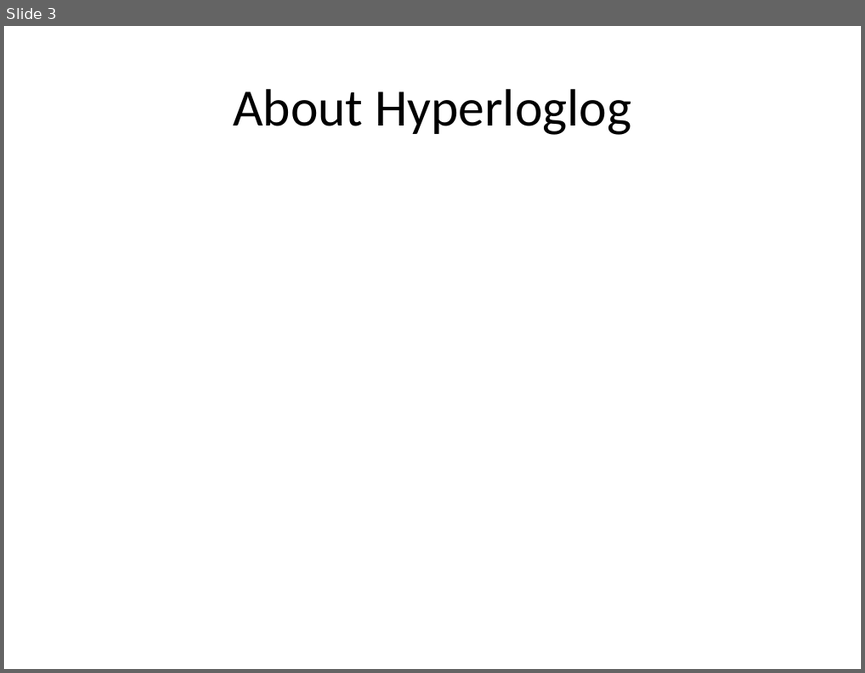
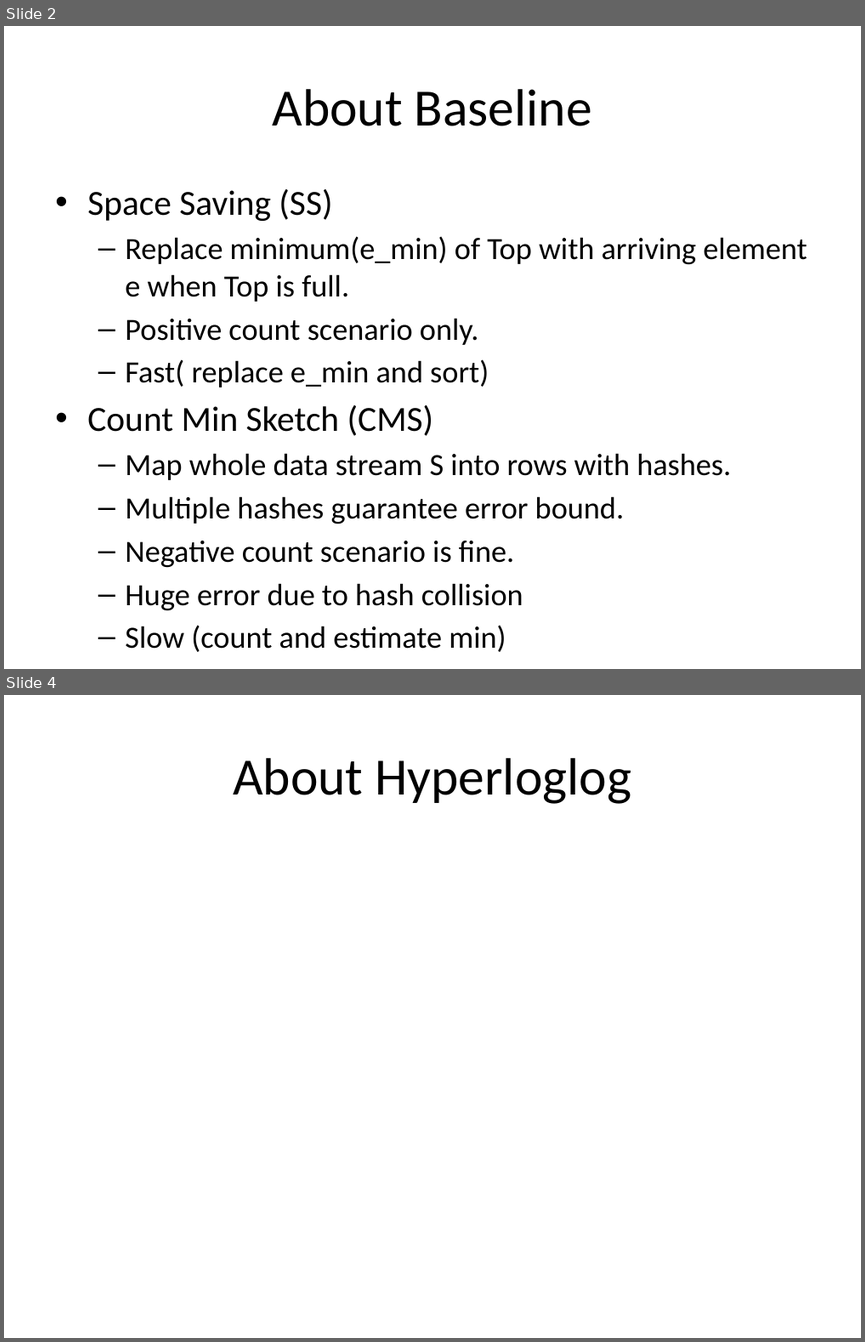
Before and after one commit to peropero1/Python, a slide deck: result/report.pptx. Shown one above the other, each under a label of ours: slide 3 before the commit, slides 2 and 4 after it; the slides between them are not shown. The pictures are 865x673 and 865x1342 pixels, drawn with LibreOffice and Linux fonts; fonts in the diff are those of the drawing; grey boxes stand for pictures. Boxes give left, top, right and bottom in pixels: in the first picture for what was removed or moved away, otherwise in the second. Text is boxed around its words. In the diff, an @@ line names an element or a change of style, - is before the commit and + after.

```diff
--- a/result/report.pptx
+++ b/result/report.pptx
@@ slide 2 added at bbox=[4, 26, 861, 669], background #FFFFFF @@
@@ title added at bbox=[273, 89, 592, 126], 44 pt, text #000000 @@
+About Baseline
@@ text added at bbox=[87, 189, 806, 611], 25.9 pt, text #000000 @@
+• Space Saving (SS)
+  – Replace minimum(e_min) of Top with arriving element e when Top is full.
+  – Positive count scenario only.
+  – Fast( replace e_min and sort)
+• Count Min Sketch (CMS)
+  – Map whole data stream S into rows with hashes.
+  – Multiple hashes guarantee error bound.
+  – Negative count scenario is fine.
+  – Huge error due to hash collision
+  – Slow (count and estimate min)
@@ what was slide 3 is now slide 4 @@
```
Also in this commit, not shown: 5 other slides added, 19 other files.
